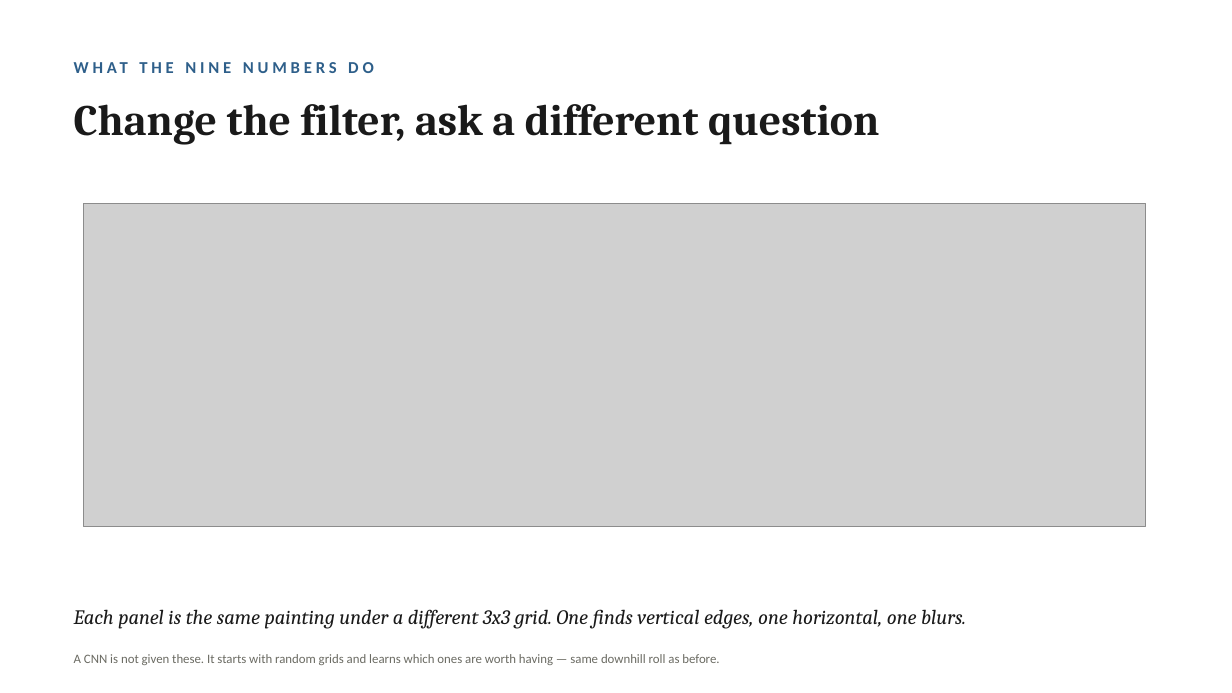
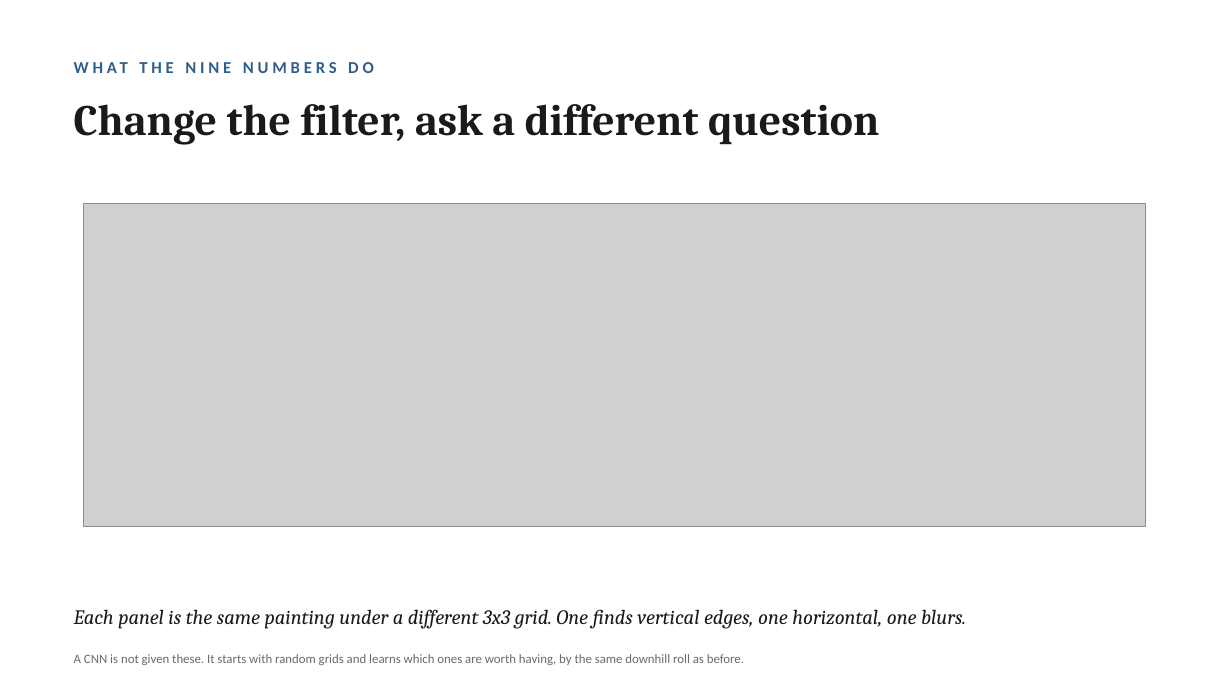
Before and after one commit to lucianli123/culture-as-data-2026, a slide deck: slide 20 of slides/week-04-lecture-draft.pptx. Drawn at 1232x693 pixels with LibreOffice and Linux fonts; fonts in the diff are those of the drawing; grey boxes stand for pictures. Boxes give left, top, right and bottom in pixels: in the first picture for what was removed or moved away, otherwise in the second. Text is boxed around its words. In the diff, an @@ line names an element or a change of style, - is before the commit and + after.

```diff
--- a/slides/week-04-lecture-draft.pptx
+++ b/slides/week-04-lecture-draft.pptx
@@ text at (x1=74, y1=654, x2=744, y2=665): text changed @@
-A CNN is not given these. It starts with random grids and learns which ones are worth having — same downhill roll as before.
+A CNN is not given these. It starts with random grids and learns which ones are worth having, by the same downhill roll as before.
```
Also in this commit, not shown: 7 other slides changed, 2 other files.
